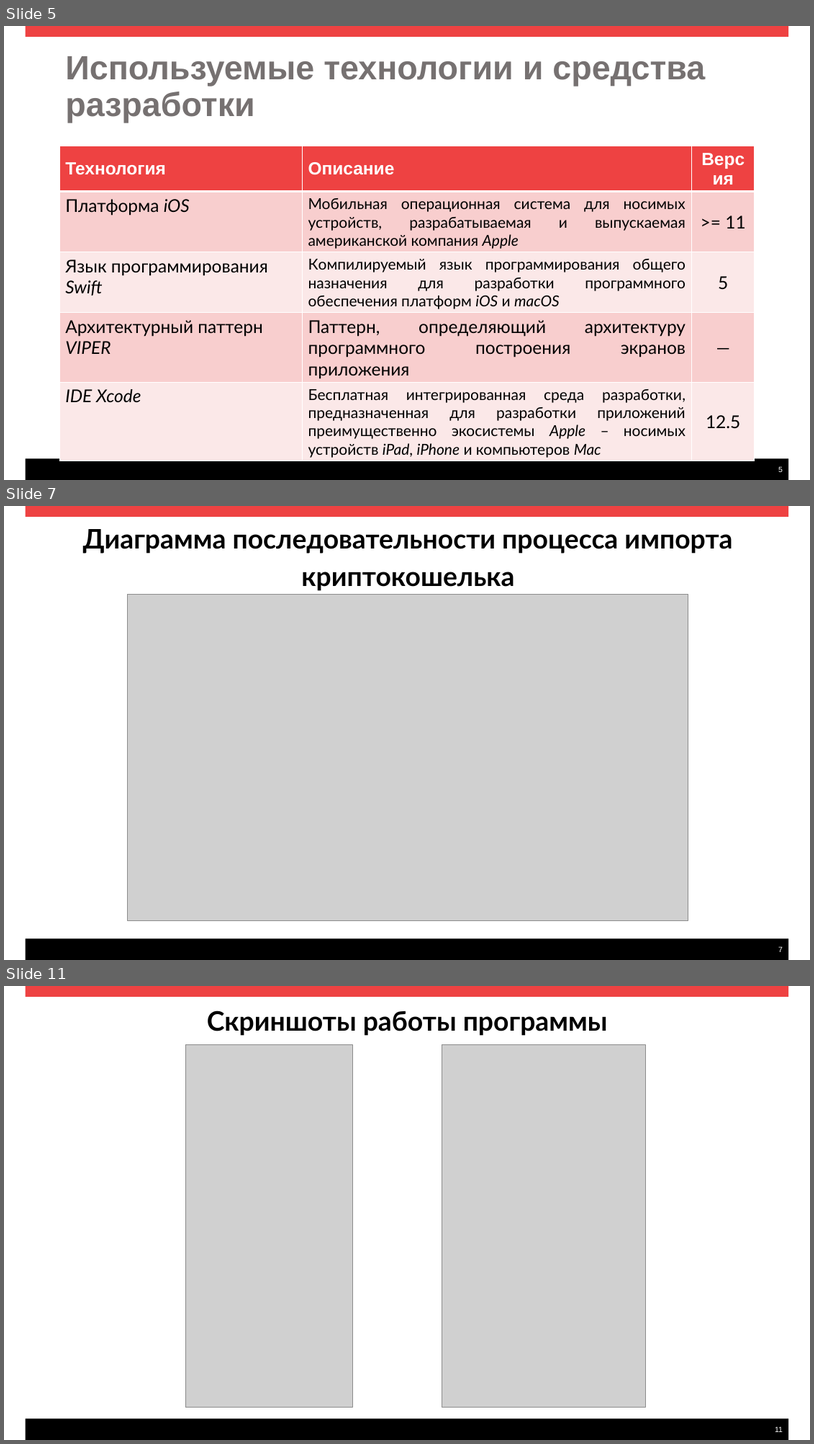
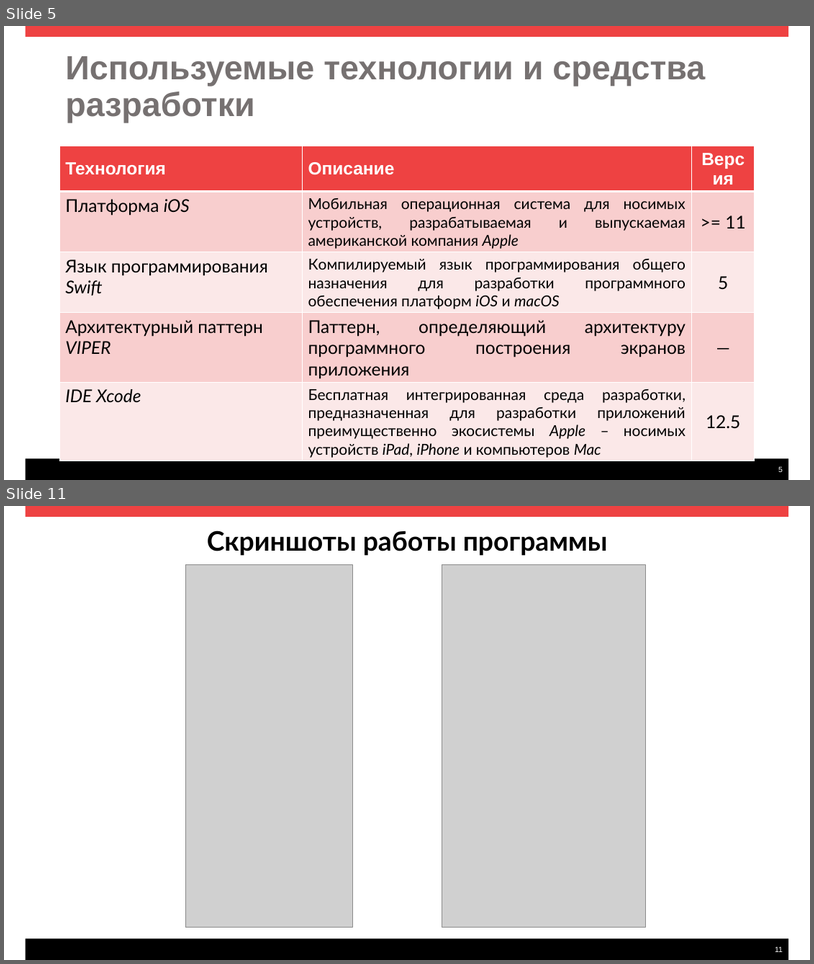
Before and after one commit to T1DEe/MAGWalletDP, a slide deck: Диплом. Документация/Презентация.pptx. Shown one above the other, each under a label of ours: slides 5, 7 and 11 before the commit, slides 5 and 11 after it; the slides between them are not shown. The pictures are 814x1444 and 814x964 pixels, drawn with LibreOffice and Linux fonts; fonts in the diff are those of the drawing; grey boxes stand for pictures. Boxes give left, top, right and bottom in pixels: in the first picture for what was removed or moved away, otherwise in the second. Text is boxed around its words. In the diff, an @@ line names an element or a change of style, - is before the commit and + after.

```diff
--- a/Диплом. Документация/Презентация.pptx
+++ b/Диплом. Документация/Презентация.pptx
@@ slide 7 removed at [4, 506, 810, 960], background #FFFFFF; not listed: 3 template elements that a slide beside it also shows @@
@@ text removed at [83, 529, 733, 591] @@
-Диаграмма последовательности процесса импорта криптокошелька
@@ picture removed at [127, 594, 688, 920] @@
@@ rectangle removed at [28, 942, 755, 956] @@
```
Also in this commit, not shown: 4 slides changed, 1 slide added, 12 other files.
